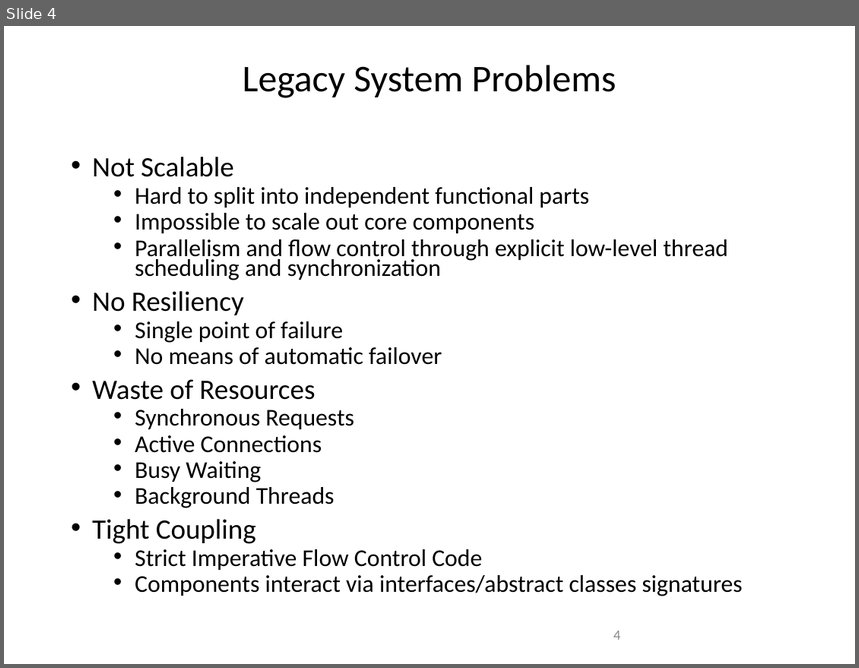
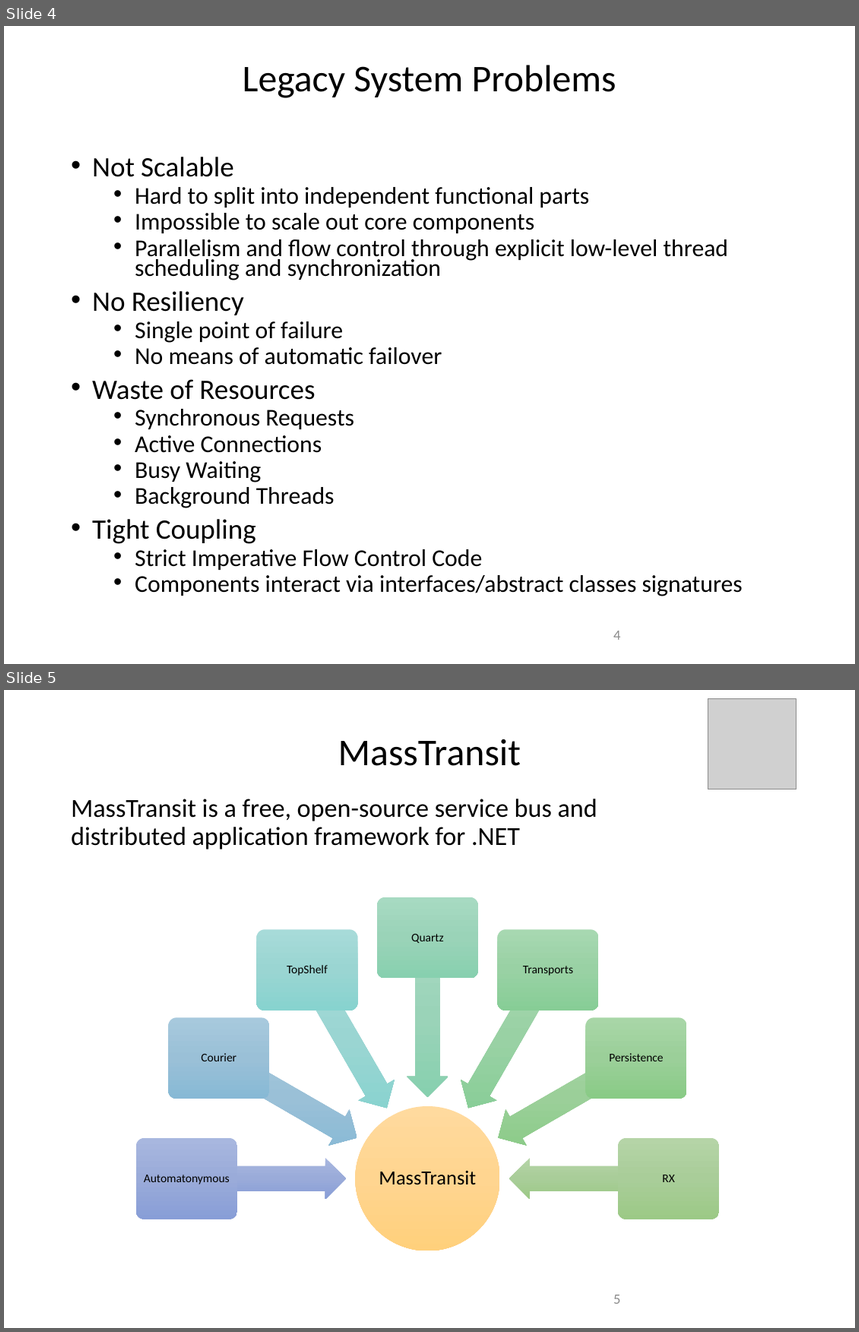
Before and after one commit to amichel/PaymentsGateway.MassTransit.Demo, a slide deck: Presentation/Service Bus Integration Patterns.pptx. Shown one above the other, each under a label of ours: slide 4 before the commit, slides 4 and 5 after it. The pictures are 859x668 and 859x1332 pixels, drawn with LibreOffice and Linux fonts; fonts in the diff are those of the drawing; grey boxes stand for pictures; background and template pictures are left out. Boxes give left, top, right and bottom in pixels: in the first picture for what was removed or moved away, otherwise in the second. Text is boxed around its words. In the diff, an @@ line names an element or a change of style, - is before the commit and + after.

```diff
--- a/Presentation/Service Bus Integration Patterns.pptx
+++ b/Presentation/Service Bus Integration Patterns.pptx
@@ slide 5 added at (x1=4, y1=690, x2=855, y2=1328), background picture (left out) @@
@@ picture added at (x1=708, y1=699, x2=797, y2=790) @@
@@ title added at (x1=338, y1=739, x2=521, y2=766), 32 pt, text #000000 @@
+MassTransit
@@ text added at (x1=71, y1=799, x2=598, y2=850), 22 pt, text #000000 @@
+MassTransit is a free, open-source service bus and distributed application framework for .NET
@@ group added at (x1=136, y1=897, x2=719, y2=1251): 8 texts, 7 left arrows, 7 rounded rectangles, 1 ellipse @@
+MassTransit
+Automatonymous
+Courier
+TopShelf
+Quartz
+Transports
+Persistence
+RX
@@ page number added at (x1=614, y1=1295, x2=620, y2=1304), 12 pt, text #8C8C8C @@
+5
```
Also in this commit, not shown: 3 slides changed, 3 other slides added, 3 slides removed, 2 other files.
